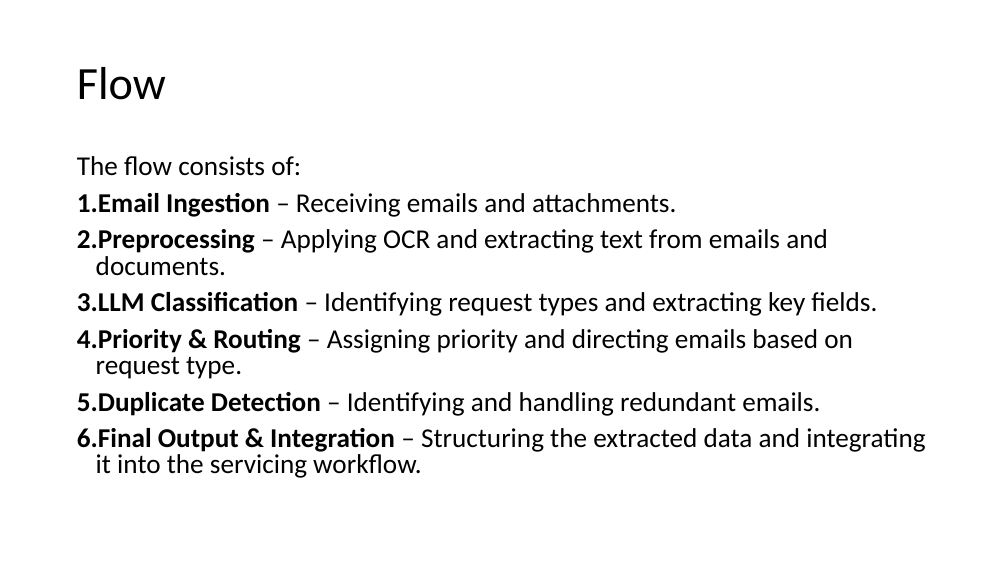
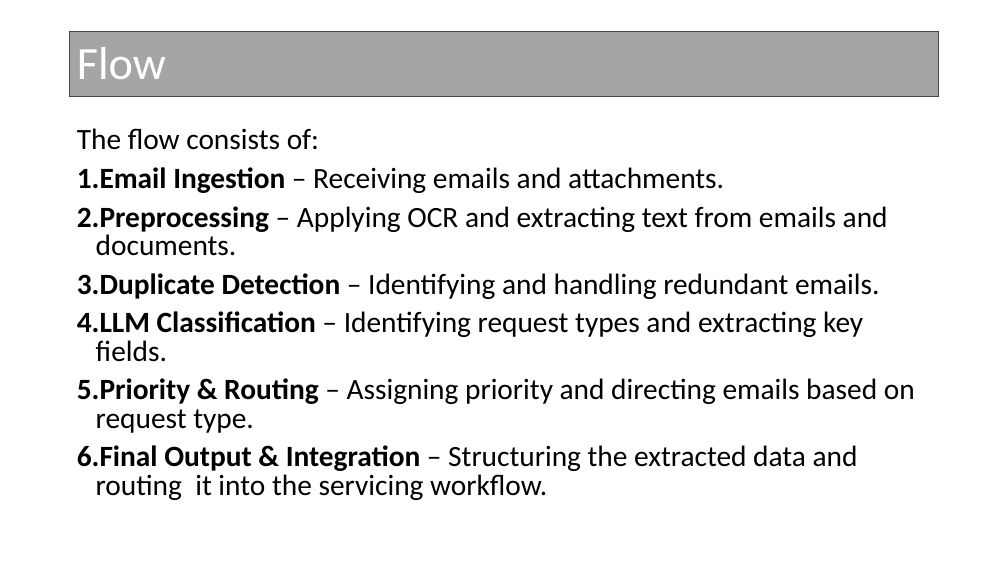
Before and after one commit to ewfx/gaied-sigma-ai-coders, a slide deck: slide 2 of Architecture.pptx. Drawn at 1008x567 pixels with LibreOffice and Linux fonts; fonts in the diff are those of the drawing. Boxes give left, top, right and bottom in pixels: in the first picture for what was removed or moved away, otherwise in the second. Text is boxed around its words. In the diff, an @@ line names an element or a change of style, - is before the commit and + after.

```diff
--- a/Architecture.pptx
+++ b/Architecture.pptx
@@ title "Flow": place and size @@
-title "Flow" at bbox=[77, 67, 166, 100]
+title "Flow" at bbox=[70, 32, 939, 97]
@@ title "Flow" at bbox=[70, 32, 939, 97]: text colour #000000 to #FFFFFF; fill none to #A5A5A5; outline none to #484848 1 pt @@
@@ text "The flow consists of:": place and size @@
-text "The flow consists of:" at bbox=[77, 156, 925, 478]
+text "The flow consists of:" at bbox=[77, 128, 915, 500]
@@ text at bbox=[77, 128, 915, 433]: size 25.9 to 28 pt in "The flow consists of:", "Email Ingestion – Receiving emails and attachments.", "Preprocessing – Applying OCR and extracting text ...", "LLM Classification – Identifying request types and ..." and 1 more places @@
@@ text at bbox=[77, 273, 880, 299]: paragraph added @@
+3. Duplicate Detection – Identifying and handling redundant emails.
@@ text at bbox=[77, 445, 858, 500]: text changed; size 25.9 to 28 pt @@
-5. Duplicate Detection – Identifying and handling redundant emails.
-6. Final Output & Integration – Structuring the extracted data and integrating it into the servicing workflow.
+6. Final Output & Integration – Structuring the extracted data and routing it into the servicing workflow.
```
Also in this commit, not shown: 1 other slide changed.
